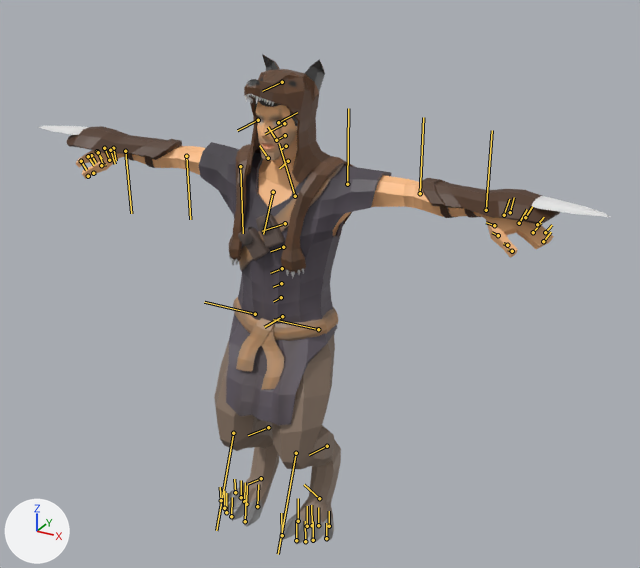
Before and after pictures for a commit that changed the FBX model Assets/Animation/Player/Rig_Wolf.fbx.
Camera for both pictures: a 50 mm lens placed at (1.52, -2.48, 2.25), pointed at (0.12, 0.06, 0.98). Lighting does not change. The marker at lower left points along +X, +Y and +Z. Both versions are drawn at the pose saved in each file; the numbers are the values there. The bones that bend it are drawn over the model as lines.

The first picture shows 'MAN:GG_male'.
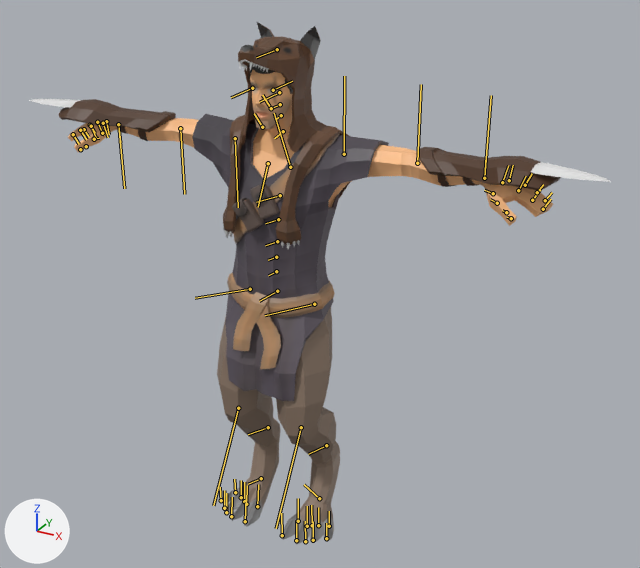
Boxes (x1, y1, x2, y2) around the edits, measured in the pictures (640 x 568 px):
'MAN:GG_male', posed (7% taller): before (39, 54, 610, 545); after (29, 21, 611, 545)
bone 'MAN:Pelvis_JNT', root to tip: before (282, 316) to (264, 327); after (277, 291) to (259, 301)
bone 'MAN:L_Hip_JNT', root to tip: before (318, 329) to (273, 319); after (314, 304) to (265, 315)
bone 'MAN:L_Knee_01_JNT', root to tip: before (296, 453) to (278, 554); after (301, 427) to (276, 528)
bone 'MAN:L_Knee_02_JNT', root to tip: before (327, 446) to (309, 455); after (326, 445) to (308, 454)
bone 'MAN:R_Hip_JNT', root to tip: before (255, 314) to (204, 302); after (250, 289) to (195, 298)
bone 'MAN:R_Knee_01_JNT', root to tip: before (233, 433) to (216, 530); after (238, 408) to (213, 505)
bone 'MAN:R_Knee_02_JNT', root to tip: before (268, 427) to (248, 435); after (268, 427) to (248, 434)

The change in detail:
Bone 'MAN:Pelvis_JNT' (bone_man_pelvis_jnt) moves from (-10.4, -2.6, 0.7) to (0.0, 0.0, 0.0).
Bone 'MAN:L_Hip_JNT' (bone_man_l_hip_jnt) turns from (-7, 3, 10) to (-8, 3, 0) degrees about its own x, y and z.
Bone 'MAN:L_Knee_01_JNT' (bone_man_l_knee_01_jnt) turns from (0, 0, -25) to (0, 0, 0) degrees about its own x, y and z.
Bone 'MAN:L_Knee_02_JNT' (bone_man_l_knee_02_jnt) turns from (0, 0, 14) to (0, 0, 0) degrees about its own x, y and z.
Bone 'MAN:R_Hip_JNT' (bone_man_r_hip_jnt) turns from (-8, 4, 10) to (-9, 3, 0) degrees about its own x, y and z.
Bone 'MAN:R_Knee_01_JNT' (bone_man_r_knee_01_jnt) turns from (0, 0, -25) to (0, 0, 0) degrees about its own x, y and z.
Bone 'MAN:R_Knee_02_JNT' (bone_man_r_knee_02_jnt) turns from (0, 0, 14) to (0, 0, 0) degrees about its own x, y and z.
